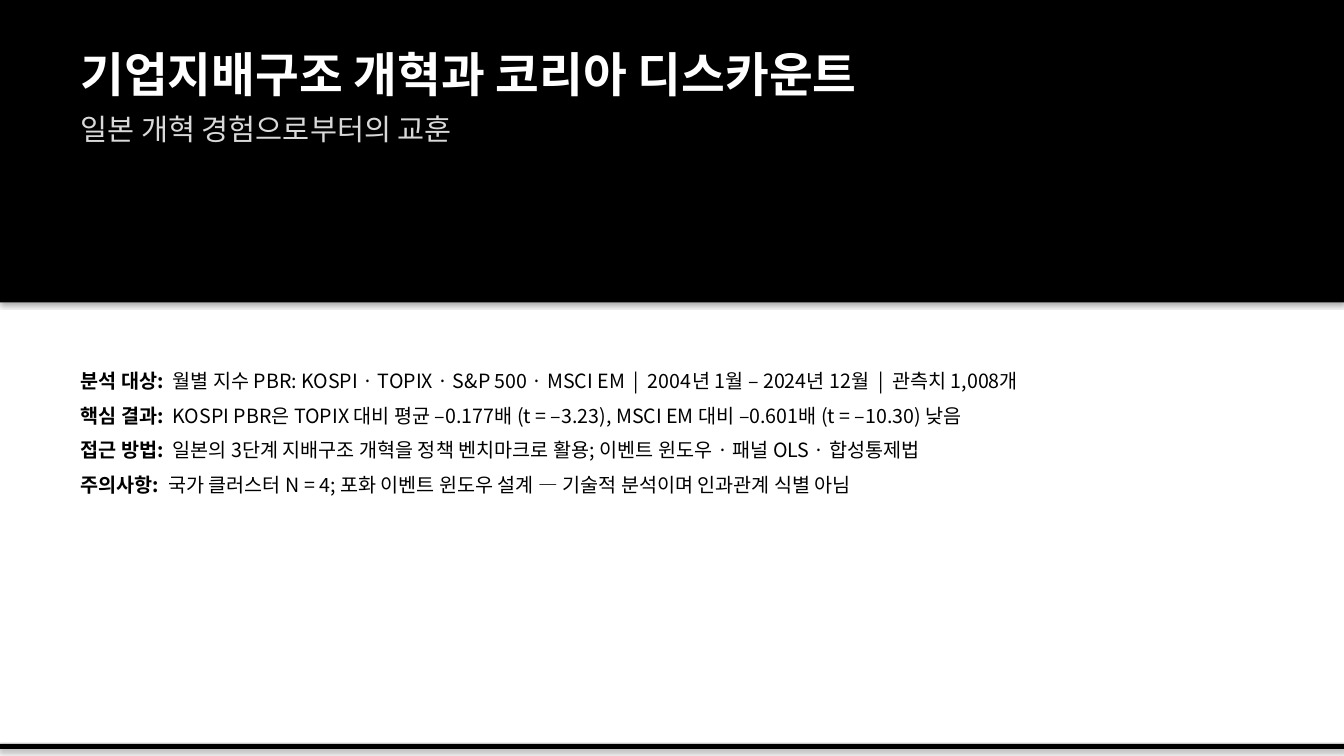
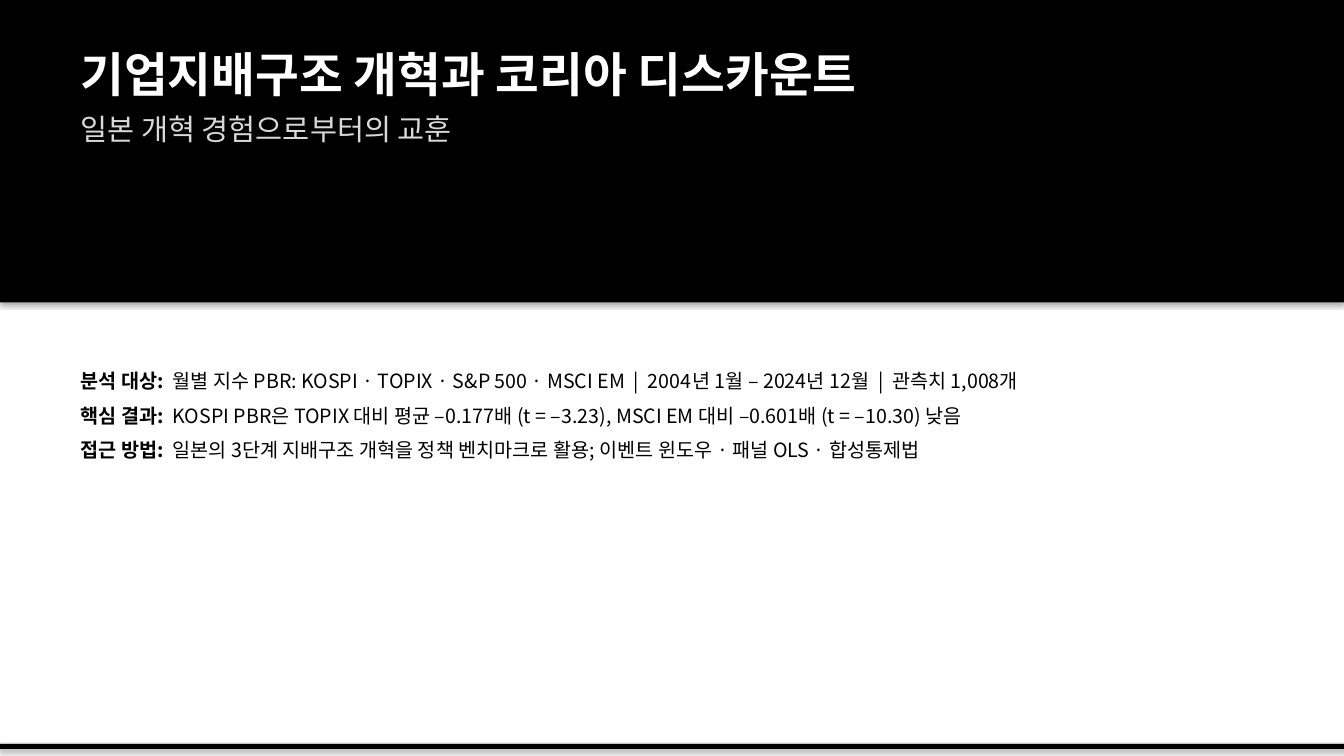
Before and after one commit to dandan002/kor-discount, a slide deck: slide 1 of output/korea_discount_slides_korean.pptx. Drawn at 1344x756 pixels with LibreOffice and Linux fonts; fonts in the diff are those of the drawing. Boxes give left, top, right and bottom in pixels: in the first picture for what was removed or moved away, otherwise in the second. Text is boxed around its words. In the diff, an @@ line names an element or a change of style, - is before the commit and + after.

```diff
--- a/output/korea_discount_slides_korean.pptx
+++ b/output/korea_discount_slides_korean.pptx
@@ text at (x1=80, y1=475, x2=851, y2=496): paragraph removed @@
-주의사항: 국가 클러스터 N = 4; 포화 이벤트 윈도우 설계 — 기술적 분석이며 인과관계 식별 아님
```
Also in this commit, not shown: 4 other slides changed, 5 other files.
